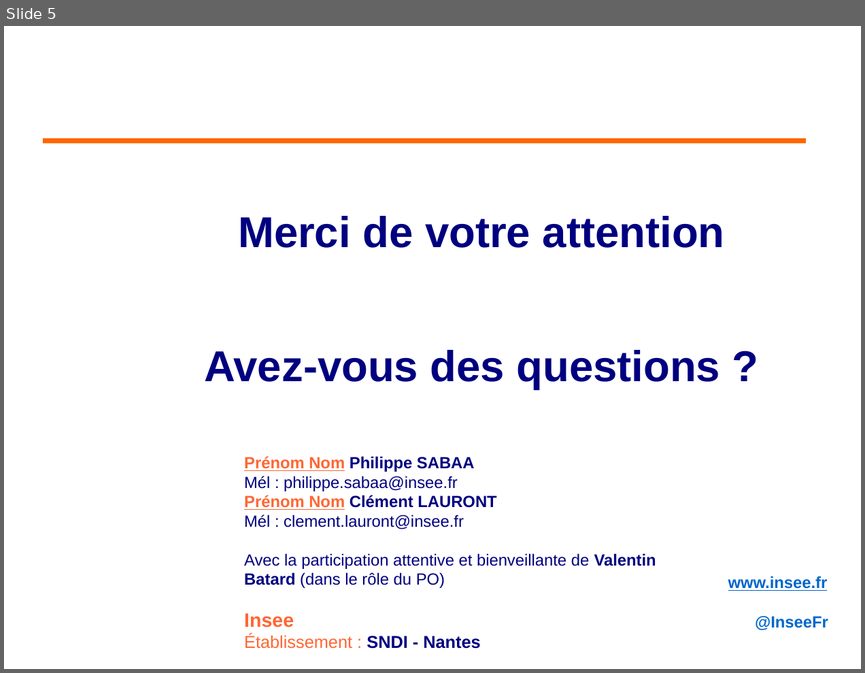
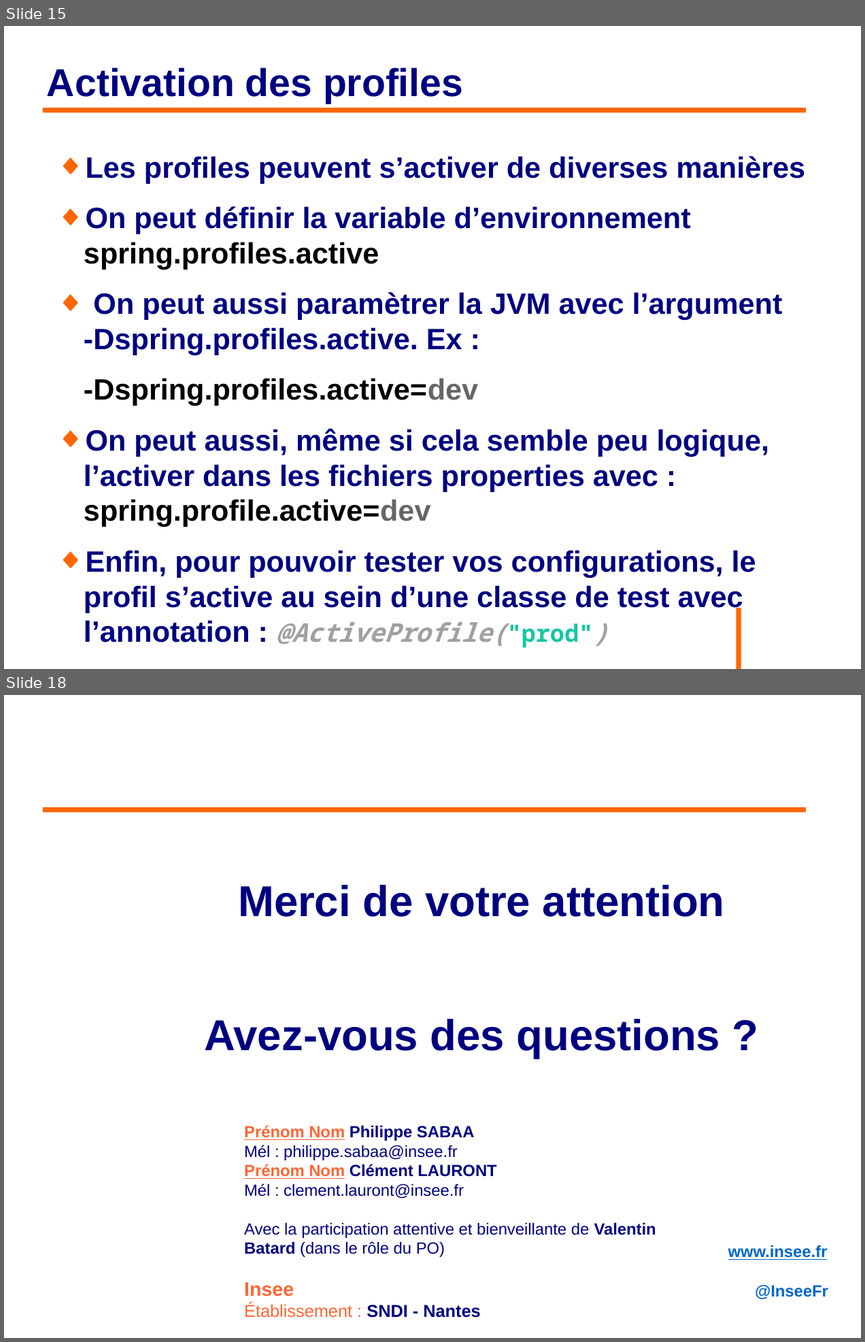
Before and after one commit to philphils/formation-spring, a slide deck: Documentation/diapo_formation_spring_property.odp. Shown one above the other, each under a label of ours: slide 5 before the commit, slides 15 and 18 after it; the slides between them are not shown. The pictures are 865x673 and 865x1342 pixels, drawn with LibreOffice and Linux fonts; fonts in the diff are those of the drawing; background and template pictures are left out. Boxes give left, top, right and bottom in pixels: in the first picture for what was removed or moved away, otherwise in the second. Text is boxed around its words. In the diff, an @@ line names an element or a change of style, - is before the commit and + after.

```diff
--- a/Documentation/diapo_formation_spring_property.odp
+++ b/Documentation/diapo_formation_spring_property.odp
@@ slide 15 added at (4, 26, 861, 669), background #FFFFFF @@
@@ title added at (47, 67, 463, 104), 36 pt, text #000080, bold @@
+Activation des profiles
@@ line added from (43, 110) to (806, 110), #FF6600 4.54 pt @@
@@ text added at (84, 156, 805, 648), 27.2 pt, text #000080, bold @@
+◆ Les profiles peuvent s’activer de diverses manières
+◆ On peut définir la variable d’environnement spring.profiles.active
+◆ On peut aussi paramètrer la JVM avec l’argument -Dspring.profiles.active. Ex :
+-Dspring.profiles.active=dev
+◆ On peut aussi, même si cela semble peu logique, l’activer dans les fichiers properties avec : spring.profile.active=dev
+◆ Enfin, pour pouvoir tester vos configurations, le profil s’active au sein d’une classe de test avec l’annotation : @ActiveProfile("prod")
@@ line added from (738, 607) to (738, 669), #FF6600 4.54 pt @@
@@ what was slide 5 is now slide 18 @@
```
Also in this commit, not shown: 1 slide changed, 14 other slides added, 2 slides removed.
